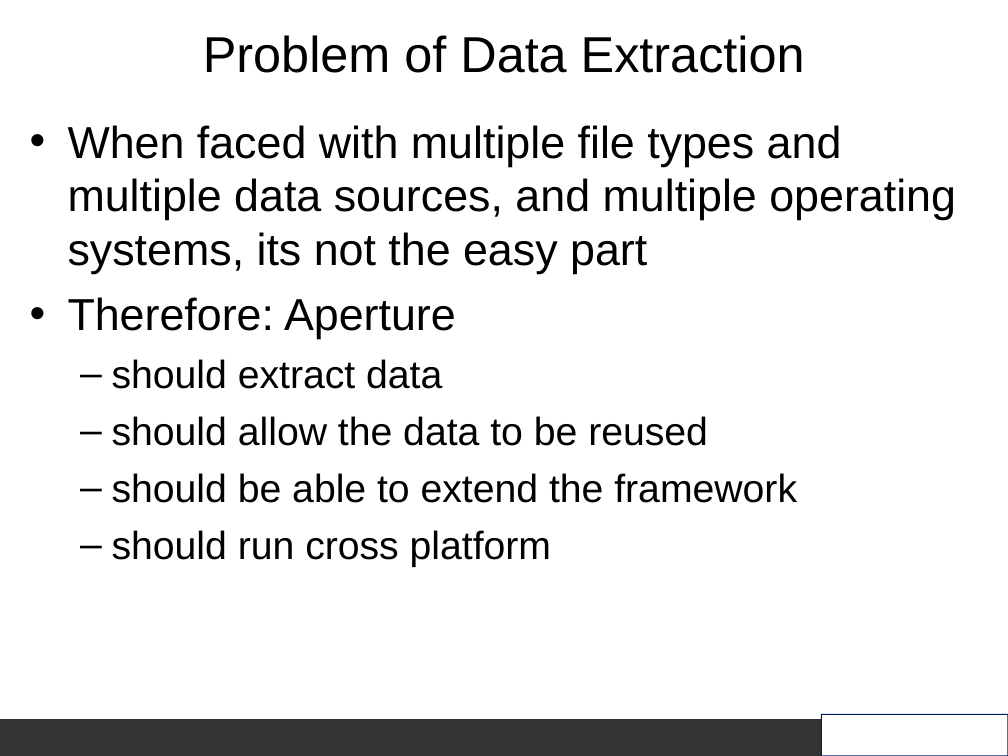
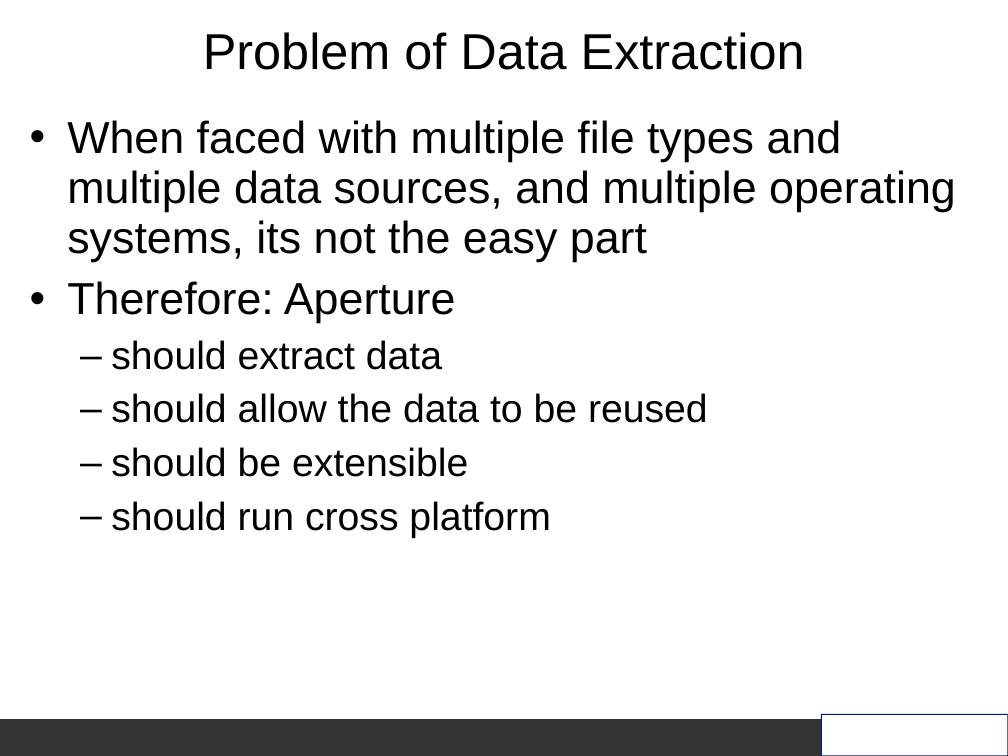
Before and after one commit to aurora/aperture, a slide deck: slide 4 of aperture/doc/Aperture_slides.ppt. Drawn at 1008x756 pixels with LibreOffice and Linux fonts; fonts in the diff are those of the drawing; background and template pictures are left out. Boxes give left, top, right and bottom in pixels: in the first picture for what was removed or moved away, otherwise in the second. Text is boxed around its words. In the diff, an @@ line names an element or a change of style, - is before the commit and + after.

Commit message:
updated the Aperture_slides.ppt presentation

```diff
--- a/aperture/doc/Aperture_slides.ppt
+++ b/aperture/doc/Aperture_slides.ppt
@@ title "Problem of Data Extraction" at <box>203,32,805,70</box>: line spacing 1 to 0.93 @@
@@ text at <box>67,120,956,538</box>: indent changed; line spacing 1 to 0.93 @@
@@ text at <box>111,447,468,477</box>: text changed @@
-  – should be able to extend the framework
+  – should be extensible
```
Also in this commit, not shown: 19 other slides changed, 7 slides added, 1 other file.
